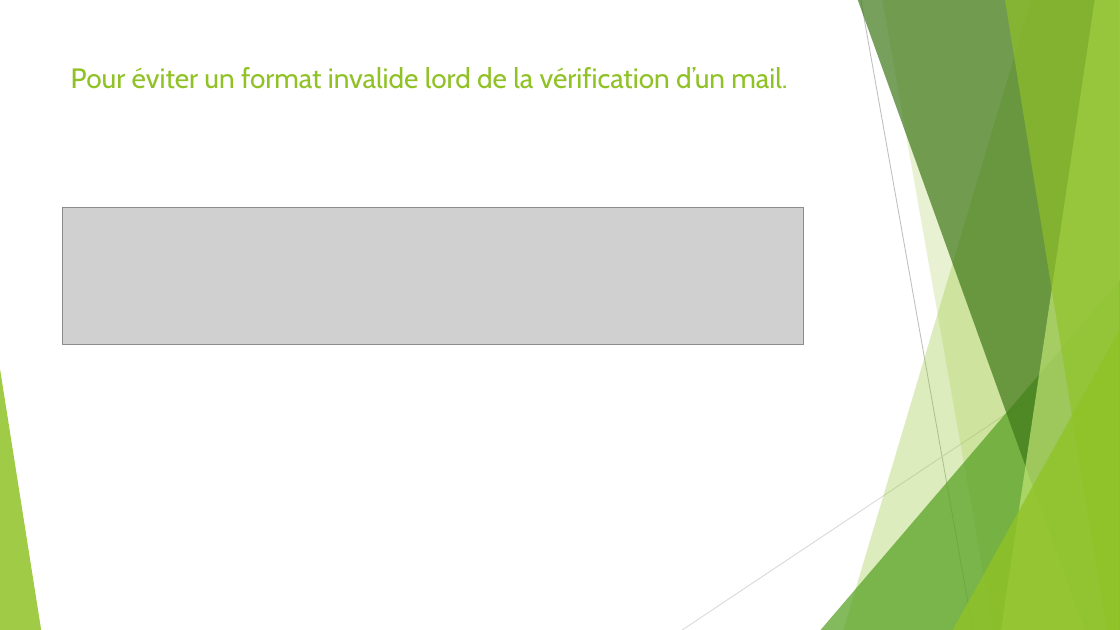
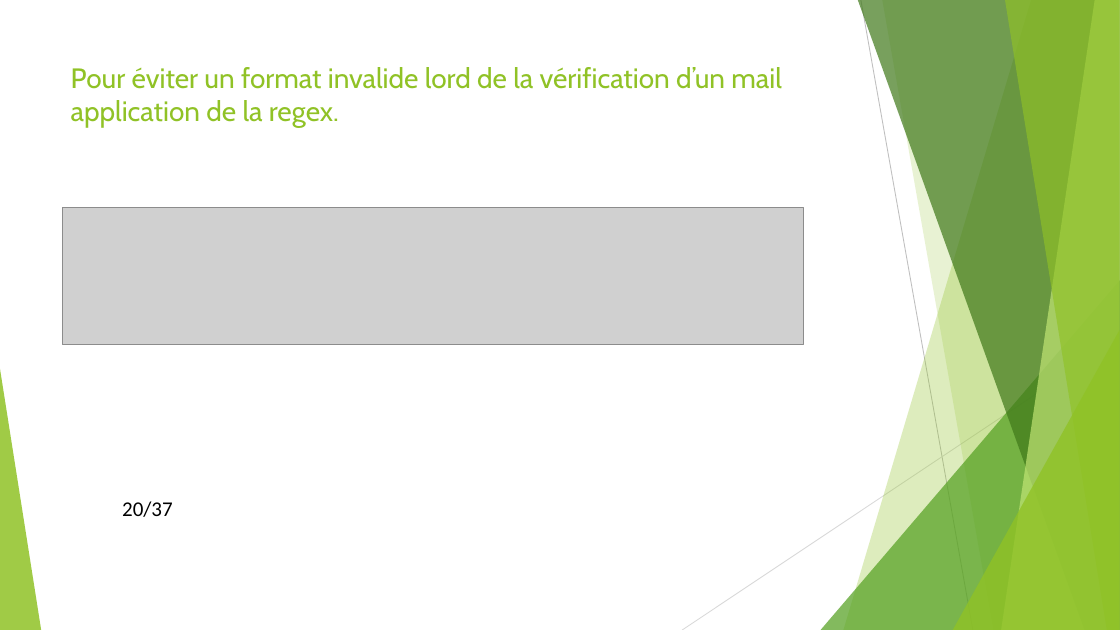
Before and after one commit to Kevin200122/DWWM, a slide deck: slide 20 of DossierProjetStage/DossierProjetBonus.odp (slide 19 before the commit). Drawn at 1120x630 pixels with LibreOffice and Linux fonts; fonts in the diff are those of the drawing; grey boxes stand for pictures. Boxes give left, top, right and bottom in pixels: in the first picture for what was removed or moved away, otherwise in the second. Text is boxed around its words. In the diff, an @@ line names an element or a change of style, - is before the commit and + after.

```diff
--- a/DossierProjetStage/DossierProjetBonus.odp
+++ b/DossierProjetStage/DossierProjetBonus.odp
@@ title at [71, 67, 782, 128]: text changed @@
-Pour éviter un format invalide lord de la vérification d’un mail.
+Pour éviter un format invalide lord de la vérification d’un mail application de la regex.
@@ text added at [122, 501, 173, 517], 18 pt, text #000000 @@
+20/37
```
Also in this commit, not shown: 32 other slides changed, 4 slides added, 3 slides removed, 2 other files.
